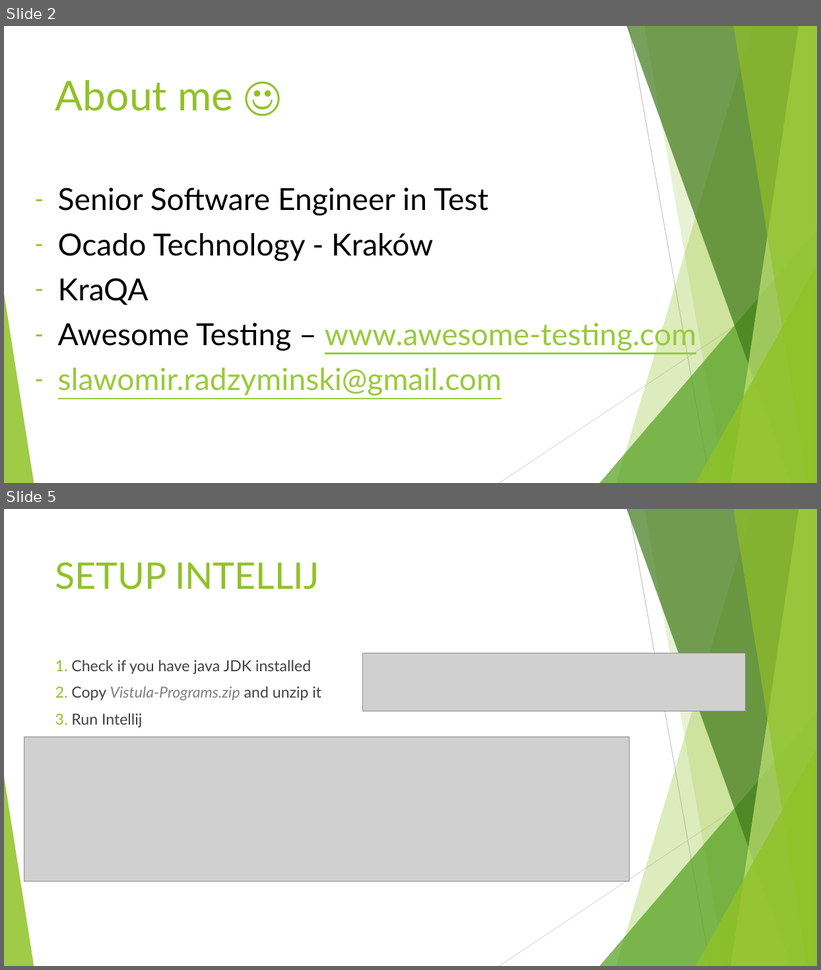
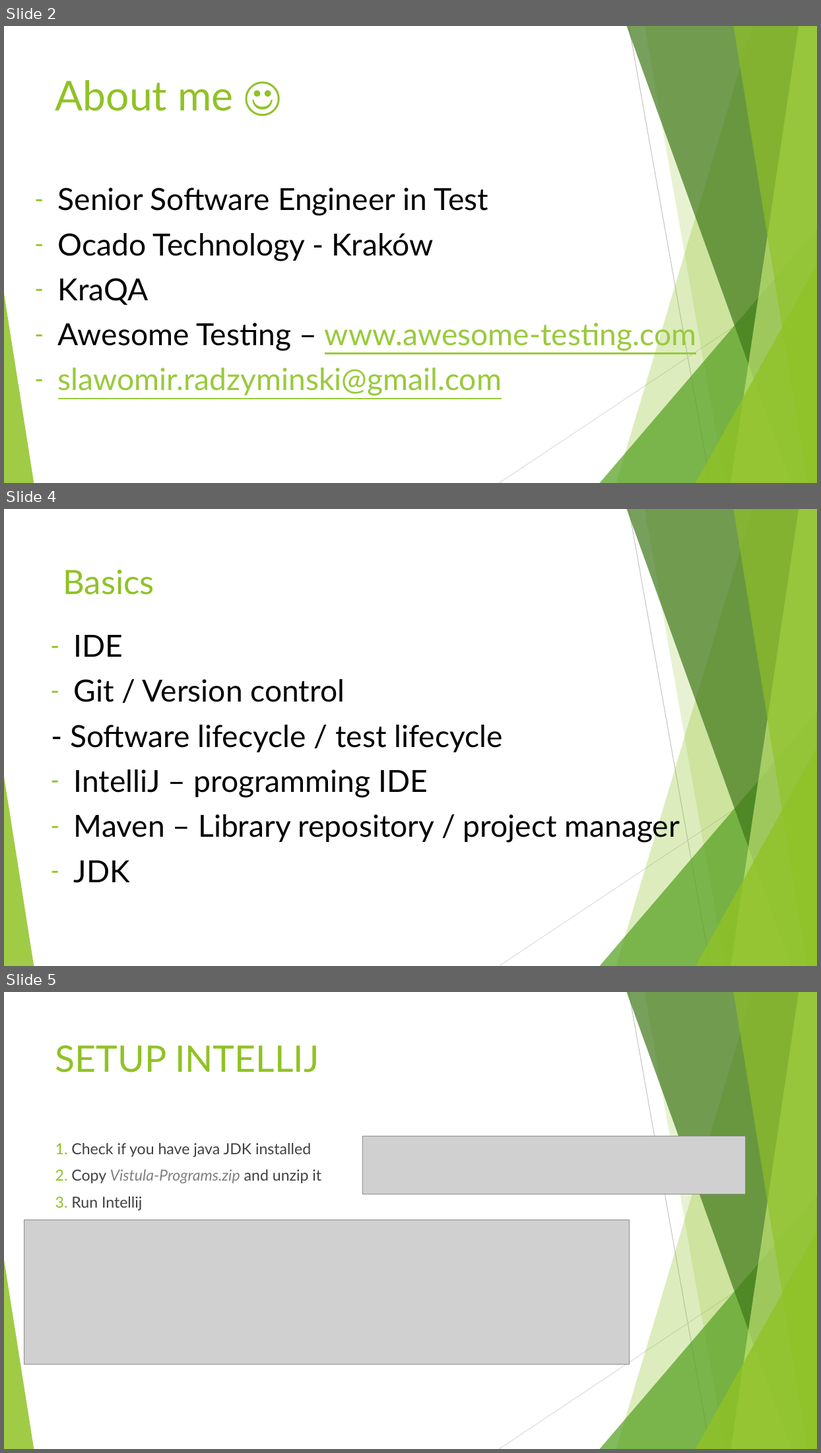
Before and after one commit to urszulakm/vistula-playground, a slide deck: Vistula.pptx. Shown one above the other, each under a label of ours: slides 2 and 5 before the commit, slides 2, 4 and 5 after it; the slides between them are not shown. The pictures are 821x970 and 821x1453 pixels, drawn with LibreOffice and Linux fonts; fonts in the diff are those of the drawing; grey boxes stand for pictures. Boxes give left, top, right and bottom in pixels: in the first picture for what was removed or moved away, otherwise in the second. Text is boxed around its words. In the diff, an @@ line names an element or a change of style, - is before the commit and + after.

```diff
--- a/Vistula.pptx
+++ b/Vistula.pptx
@@ slide 4 added at <box>4,509,817,966</box>, background #FFFFFF; not listed: 10 template elements that a slide beside it also shows @@
@@ text added at <box>63,570,154,595</box>, 39.6 pt, text #90C226 @@
+Basics
@@ text added at <box>70,635,680,883</box>, 36 pt, text #000000 @@
+– IDE
+– Git / Version control
+- Software lifecycle / test lifecycle
+– IntelliJ – programming IDE
+– Maven – Library repository / project manager
+– JDK
```
Also in this commit, not shown: 1 other slide added, 2 slides removed, 2 other files.
